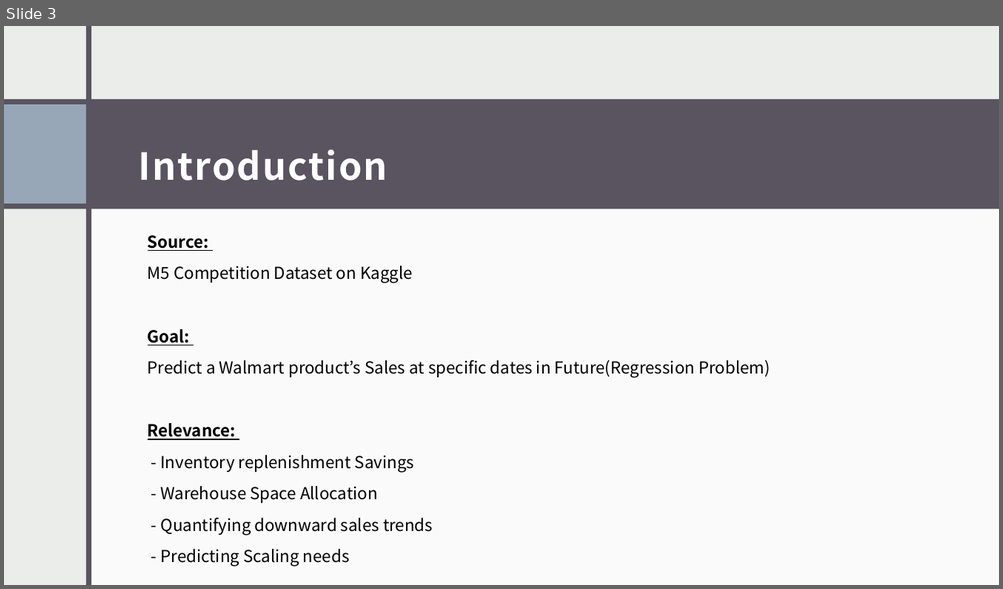
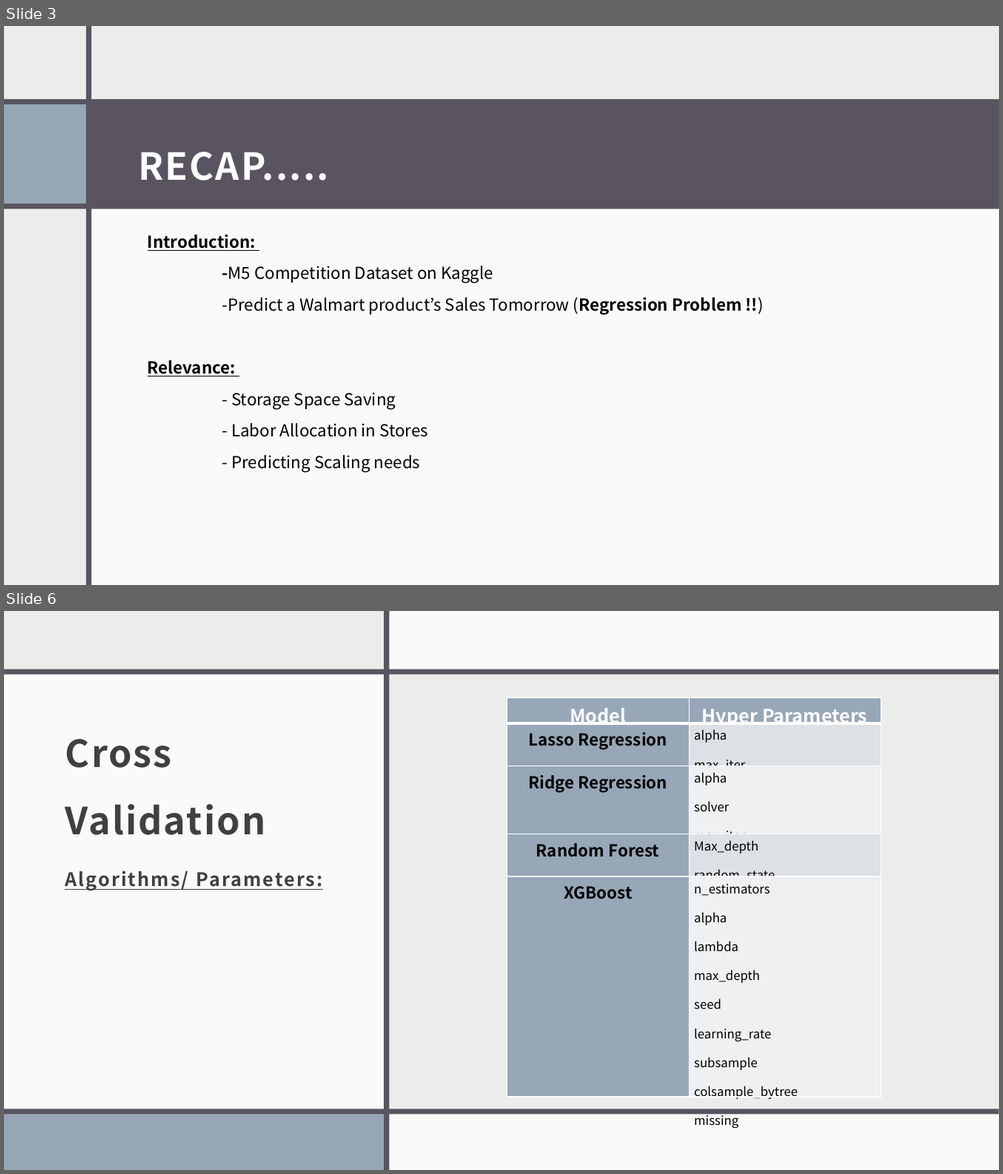
Before and after one commit to Ouambo-SIM/Sales-Prediction-with-ML-and-M5-data, a slide deck: Walmart Sales Prediction.pptx. Shown one above the other, each under a label of ours: slide 3 before the commit, slides 3 and 6 after it; the slides between them are not shown. The pictures are 1003x589 and 1003x1174 pixels, drawn with LibreOffice and Linux fonts; fonts in the diff are those of the drawing. Boxes give left, top, right and bottom in pixels: in the first picture for what was removed or moved away, otherwise in the second. Text is boxed around its words. In the diff, an @@ line names an element or a change of style, - is before the commit and + after.

```diff
--- a/Walmart Sales Prediction.pptx
+++ b/Walmart Sales Prediction.pptx
@@ slide 6 added at (4,611,999,1170), background #EBEDEB @@
@@ rectangle added at (4,611,999,1170), fill #EBEDEB @@
@@ rectangle added at (384,612,389,1170), fill #595460 @@
@@ rectangle added at (384,611,389,1170), fill #595460 @@
@@ rectangle added at (386,611,999,674), fill #FFFFFF at 75% opacity @@
@@ rectangle added at (389,611,999,1170), fill #FFFFFF at 75% opacity @@
@@ rectangle added at (4,673,383,1113), fill #FFFFFF at 75% opacity @@
@@ rectangle added at (4,669,999,675), fill #595460 @@
@@ table added at (507,698,881,1132), 5 rows, 2 columns @@
+Model | Hyper Parameters
+Lasso Regression | alpha / max_iter
+Ridge Regression | alpha / solver / max_iter
+Random Forest | Max_depth / random_state
+XGBoost | n_estimators / alpha / lambda / max_depth / seed / learning_rate / subsample / colsample_bytree / missing
@@ text added at (65,739,265,835), 36 pt, text #404040, bold @@
+Cross Validation
@@ text added at (65,871,322,891), 18 pt, text #404040, bold, underline @@
+Algorithms/ Parameters:
@@ rectangle added at (4,1113,384,1170), fill #97A7B8 @@
@@ rectangle added at (4,1110,999,1115), fill #595460 @@
@@ rectangle added at (389,1114,999,1170), fill #FFFFFF at 75% opacity @@
@@ slide 3 changed as well @@
@@ text at (138,152,329,181): text changed @@
-Introduction
+RECAP.....
@@ text at (148,235,741,315): text changed @@
-Source:
-M5 Competition Dataset on Kaggle
-Goal:
-Predict a Walmart product’s Sales at specific dates in Future(Regression Problem)
+Introduction:
+-M5 Competition Dataset on Kaggle
+-Predict a Walmart product’s Sales Tomorrow (Regression Problem !!)
@@ text at (231,392,429,437): text changed @@
-- Inventory replenishment Savings
-- Warehouse Space Allocation
-- Quantifying downward sales trends
+- Storage Space Saving
+- Labor Allocation in Stores
```
Also in this commit, not shown: 2 other slides changed, 5 other slides added, 10 slides removed, 24 other files.
